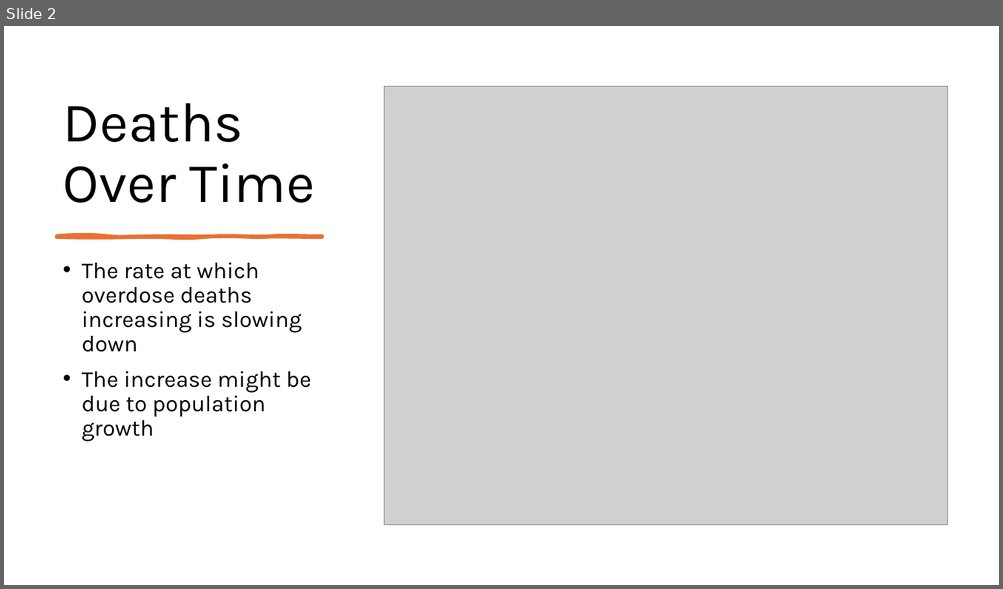
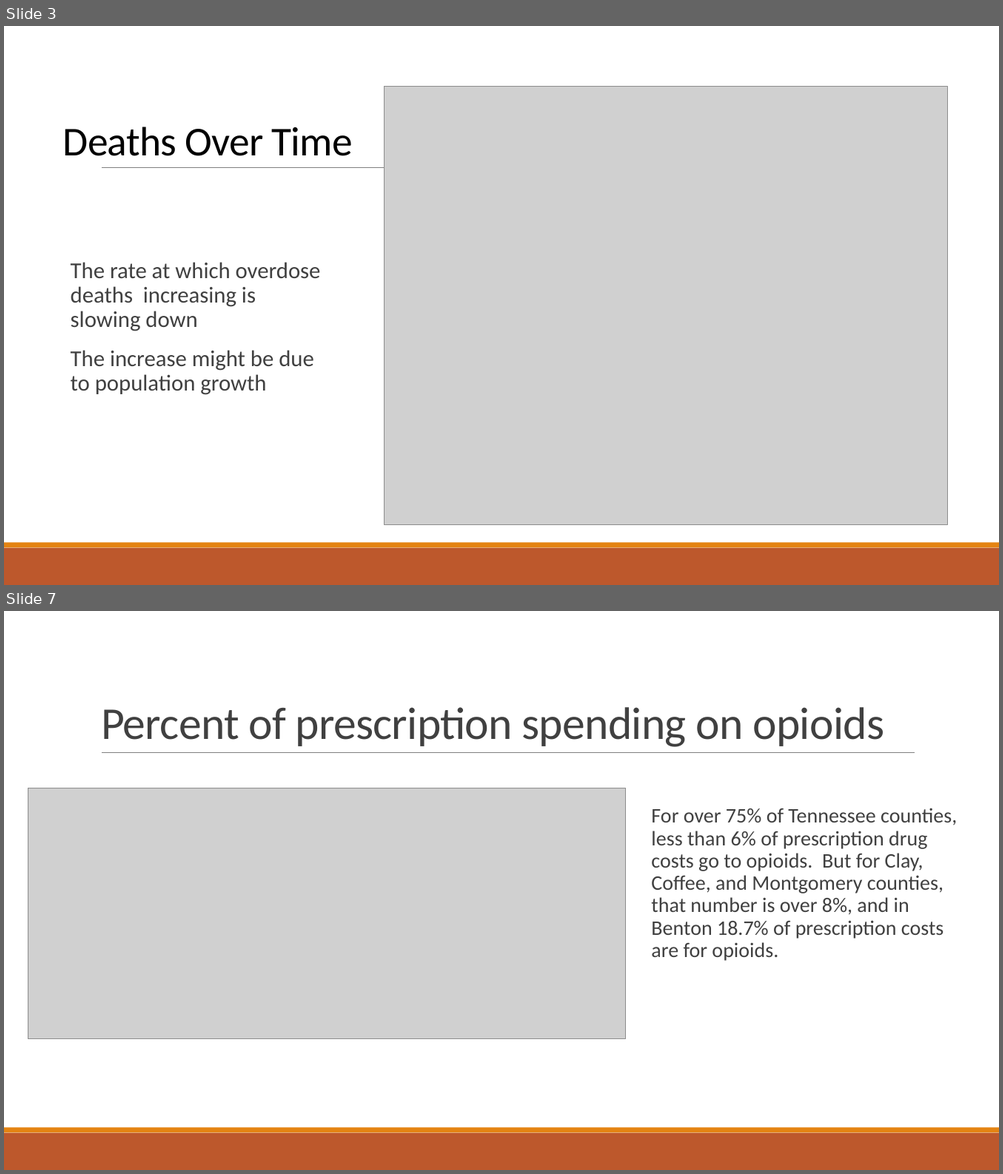
Before and after one commit to NSS-Full-Time-Data-Analytics-17/prescription-revisted-atlantis, a slide deck: Prescrider.pptx. Shown one above the other, each under a label of ours: slide 2 before the commit, slides 3 and 7 after it; the slides between them are not shown. The pictures are 1003x589 and 1003x1174 pixels, drawn with LibreOffice and Linux fonts; fonts in the diff are those of the drawing; grey boxes stand for pictures. Boxes give left, top, right and bottom in pixels: in the first picture for what was removed or moved away, otherwise in the second. Text is boxed around its words. In the diff, an @@ line names an element or a change of style, - is before the commit and + after.

```diff
--- a/Prescrider.pptx
+++ b/Prescrider.pptx
@@ slide 7 added at (x1=4, y1=611, x2=999, y2=1170), background #FFFFFF; not listed: 3 template elements that a slide beside it also shows @@
@@ title added at (x1=101, y1=707, x2=884, y2=747), 44 pt, text #404040 @@
+Percent of prescription spending on opioids
@@ picture added at (x1=28, y1=788, x2=626, y2=1039) @@
@@ text added at (x1=651, y1=808, x2=956, y2=961), 20 pt, text #404040 @@
+  For over 75% of Tennessee counties, less than 6% of prescription drug costs go to opioids. But for Clay, Coffee, and Montgomery counties, that number is over 8%, and in Benton 18.7% of prescription costs are for opioids.
@@ what was slide 2 is now slide 3 @@
@@ slide 3 changed as well @@
@@ title "Deaths Over Time" at (x1=63, y1=127, x2=352, y2=156): size 54 to 39.6 pt, font Karla to Calibri, letter spacing 0 to -0.5 pt; line spacing 0.9 to 0.85 @@
@@ line added from (102, 168) to (915, 168), #808080 0.5 pt @@
@@ freeform shape removed at (x1=57, y1=235, x2=322, y2=237) @@
@@ text "The rate at which overdose ..." at (x1=71, y1=262, x2=321, y2=395): font Karla to Calibri, text colour #000000 to #404040; bullet • to  ; more space between paragraphs @@
@@ rectangle added at (x1=4, y1=548, x2=999, y2=585), fill #BD582C @@
@@ rectangle added at (x1=4, y1=543, x2=999, y2=548), fill #E48312 @@
```
Also in this commit, not shown: 3 other slides changed, 13 other slides added, 1 slide removed.
